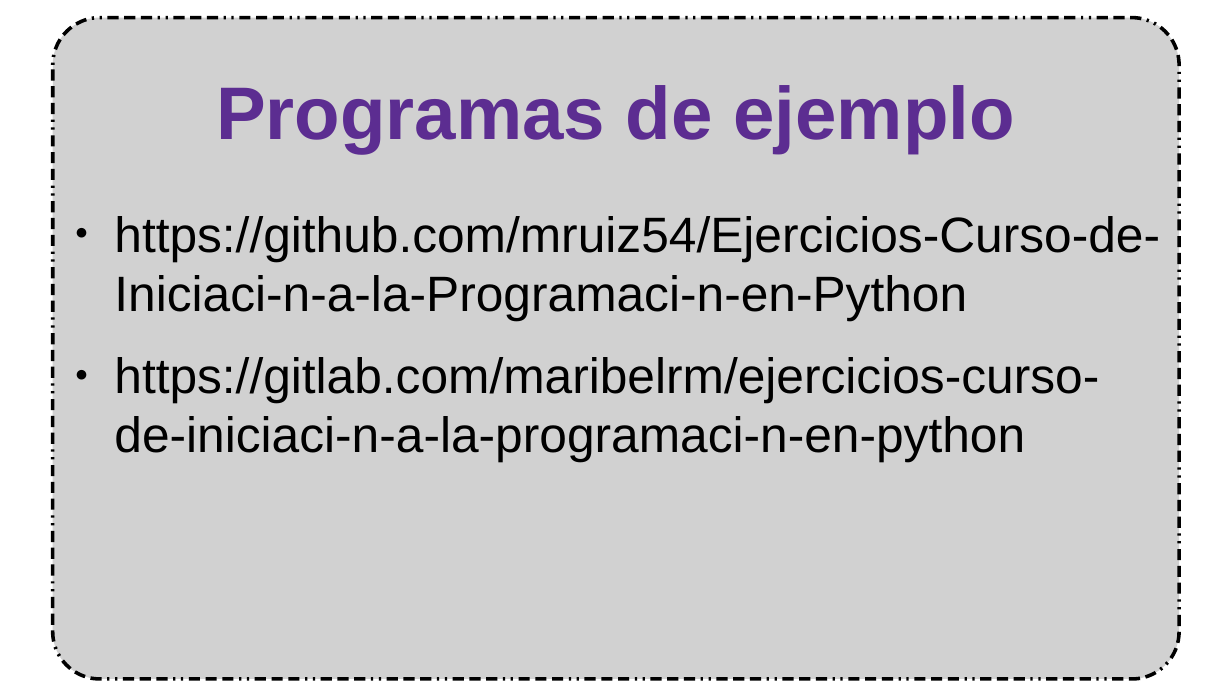
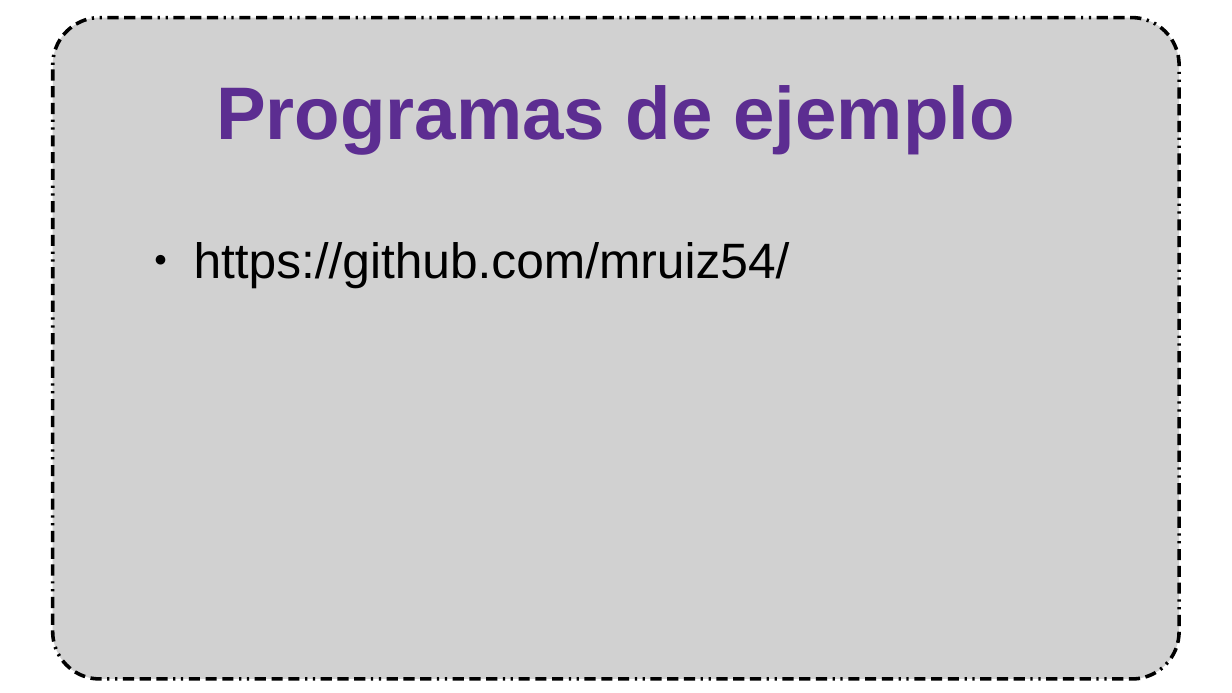
Before and after one commit to mruiz54/Ejercicios-Curso-de-Iniciaci-n-a-la-Programaci-n-en-Python, a slide deck: slide 7 of Presentación/Presentación Iniciación a Python.odp. Drawn at 1232x693 pixels with LibreOffice and Linux fonts; fonts in the diff are those of the drawing; background and template pictures are left out. Boxes give left, top, right and bottom in pixels: in the first picture for what was removed or moved away, otherwise in the second. Text is boxed around its words. In the diff, an @@ line names an element or a change of style, - is before the commit and + after.

```diff
--- a/Presentación/Presentación Iniciación a Python.odp
+++ b/Presentación/Presentación Iniciación a Python.odp
@@ text at [194,242,790,287]: text changed @@
-● https://github.com/mruiz54/Ejercicios-Curso-de-Iniciaci-n-a-la-Programaci-n-en-Python
-● https://gitlab.com/maribelrm/ejercicios-curso-de-iniciaci-n-a-la-programaci-n-en-python
+● https://github.com/mruiz54/
```
Also in this commit, not shown: 1 other slide changed.
